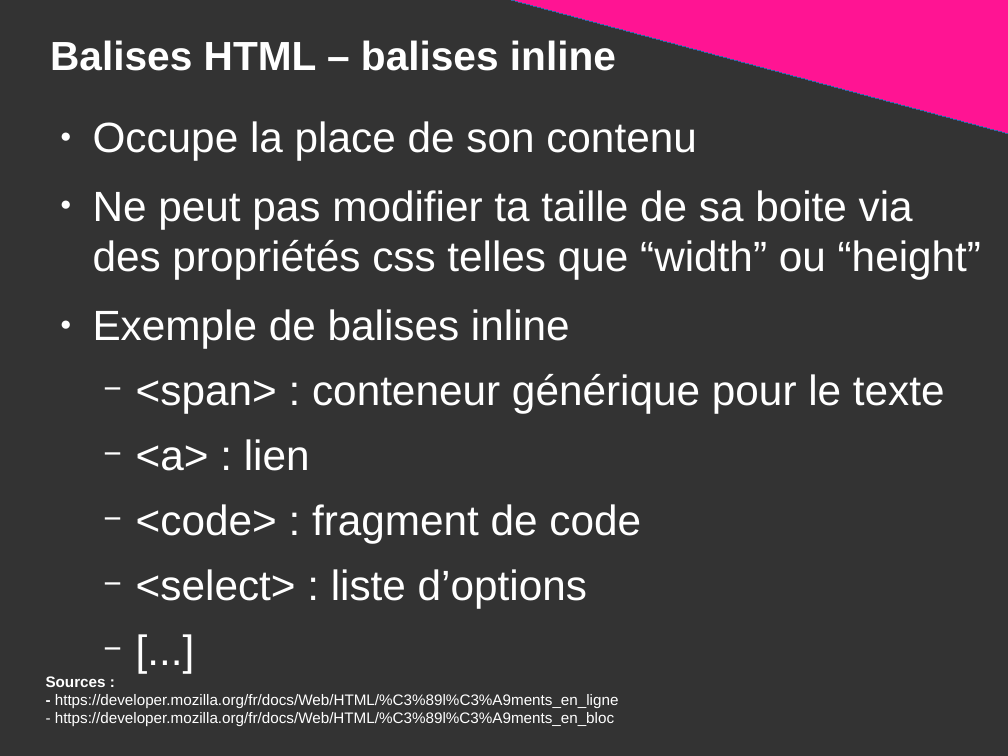
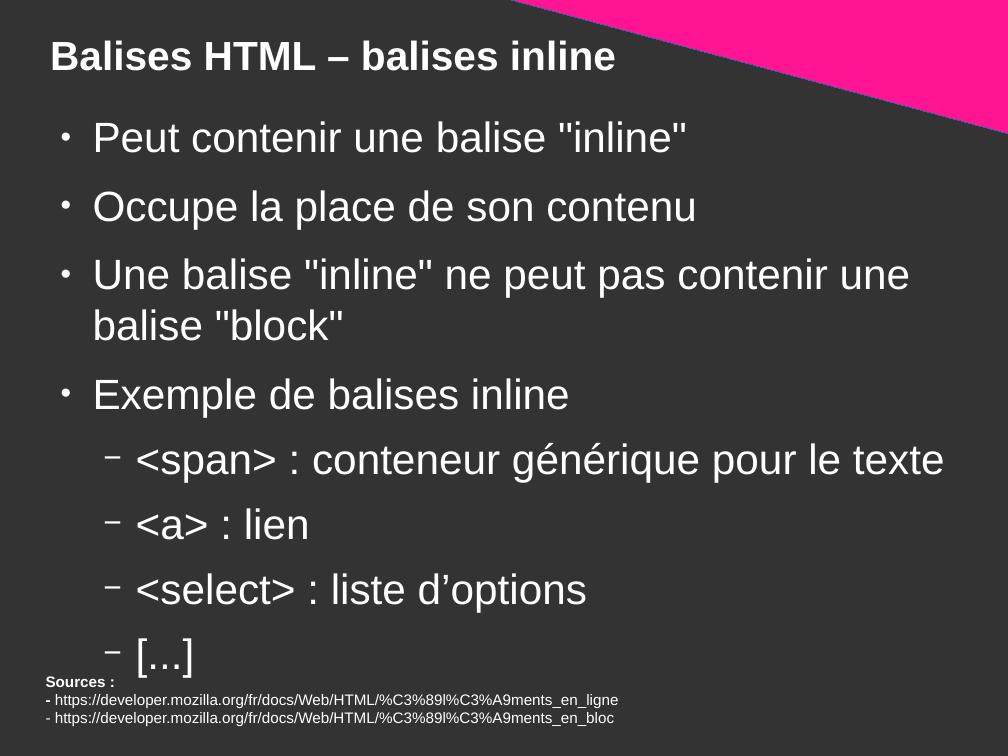
Before and after one commit to DanYellow/presentations, a slide deck: slide 39 of mmi/html/travaux-pratiques/numero-1/presentation.odp. Drawn at 1008x756 pixels with LibreOffice and Linux fonts; fonts in the diff are those of the drawing. Boxes give left, top, right and bottom in pixels: in the first picture for what was removed or moved away, otherwise in the second. Text is boxed around its words. In the diff, an @@ line names an element or a change of style, - is before the commit and + after.

```diff
--- a/mmi/html/travaux-pratiques/numero-1/presentation.odp
+++ b/mmi/html/travaux-pratiques/numero-1/presentation.odp
@@ text at (93, 121, 687, 153): paragraph added @@
+● Peut contenir une balise "inline"
@@ text at (93, 258, 911, 341): text changed @@
-● Ne peut pas modifier ta taille de sa boite via des propriétés css telles que “width” ou “height”
+● Une balise "inline" ne peut pas contenir une balise "block"
@@ text at (136, 504, 641, 543): paragraph removed @@
-  − <code> : fragment de code
```
Also in this commit, not shown: 3 other slides changed, 3 other files.
